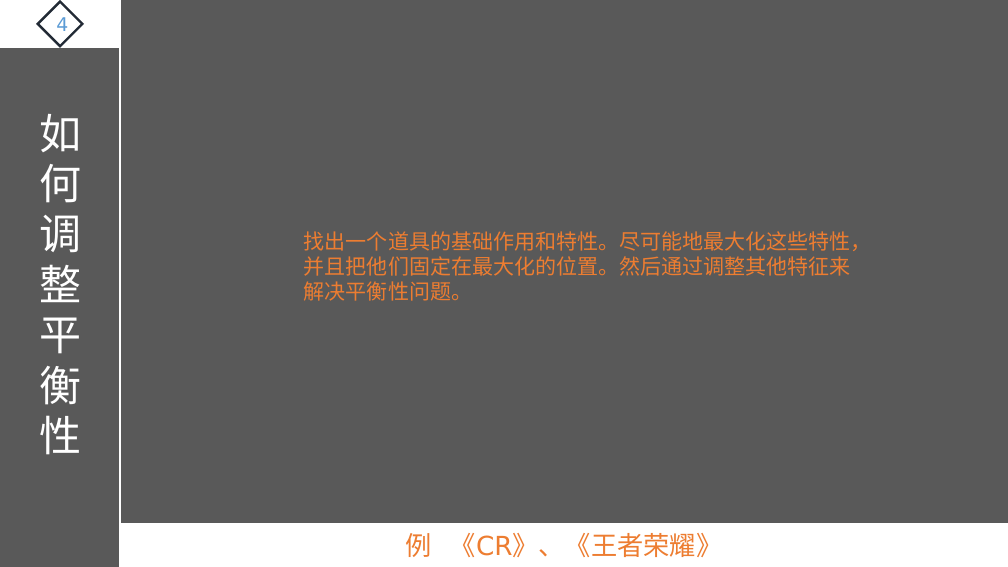
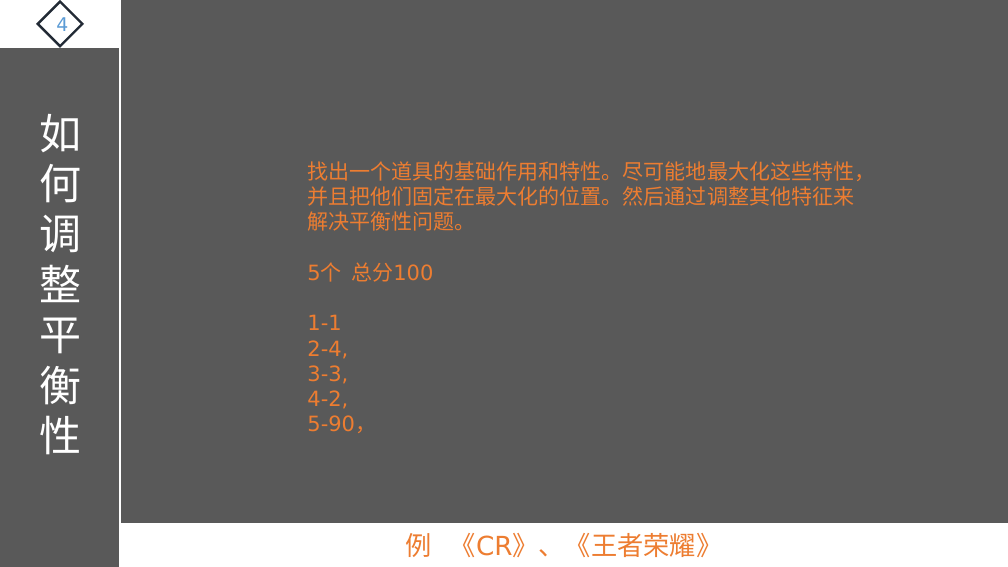
Before and after one commit to ThreePeopleGame/Death, a slide deck: slide 59 of Share/游戏设计理论.pptx. Drawn at 1008x567 pixels with LibreOffice and Linux fonts; fonts in the diff are those of the drawing. Boxes give left, top, right and bottom in pixels: in the first picture for what was removed or moved away, otherwise in the second. Text is boxed around its words. In the diff, an @@ line names an element or a change of style, - is before the commit and + after.

```diff
--- a/Share/游戏设计理论.pptx
+++ b/Share/游戏设计理论.pptx
@@ text "找出一个道具的基础作用和特性。尽可能地最大化这些特性，并且把他们固定在最大化的位置。然后通过调整其他特征来解决平衡性问题 ..." moved from (x1=304, y1=231, x2=872, y2=301) to (x1=307, y1=161, x2=875, y2=433) @@
@@ text at (x1=307, y1=262, x2=433, y2=433): paragraphs added @@
+5个 总分100
+1-1
+2-4,
+3-3,
+4-2,
+5-90，
```
Also in this commit, not shown: 2 other slides changed, 1 other file.
